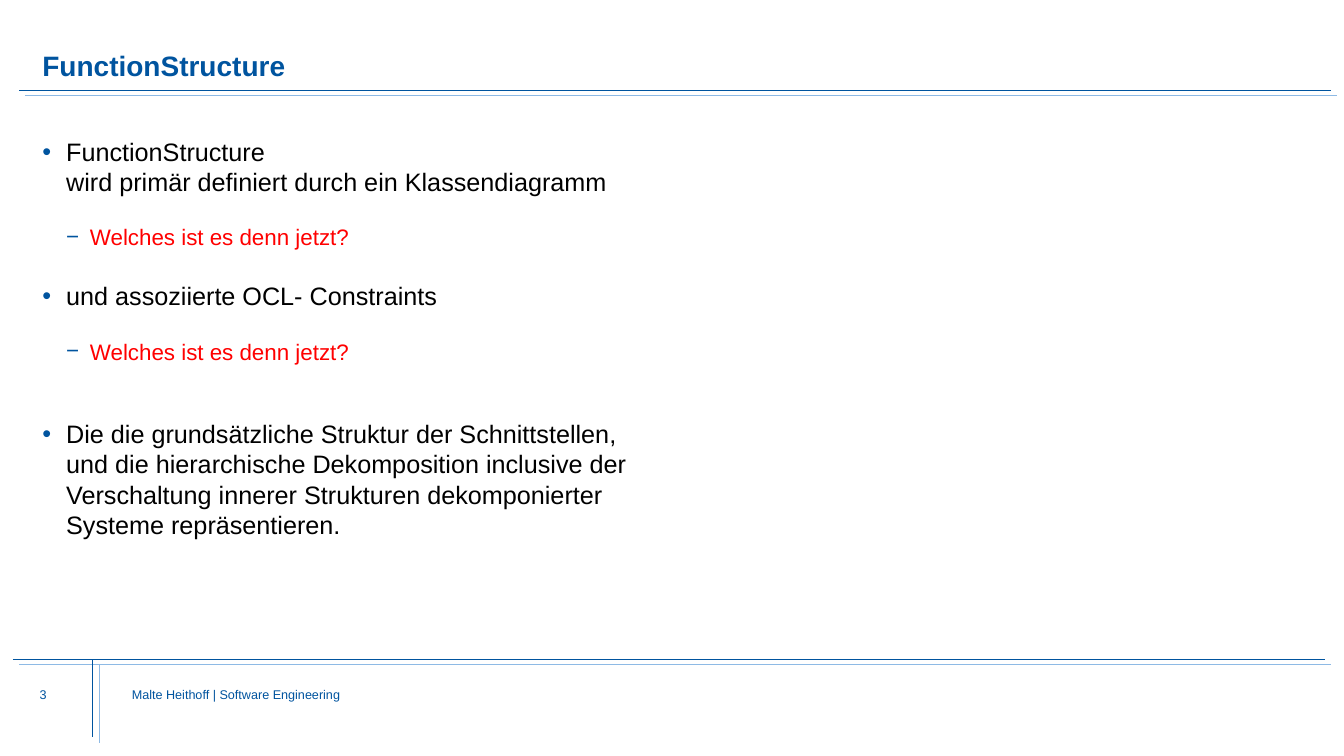
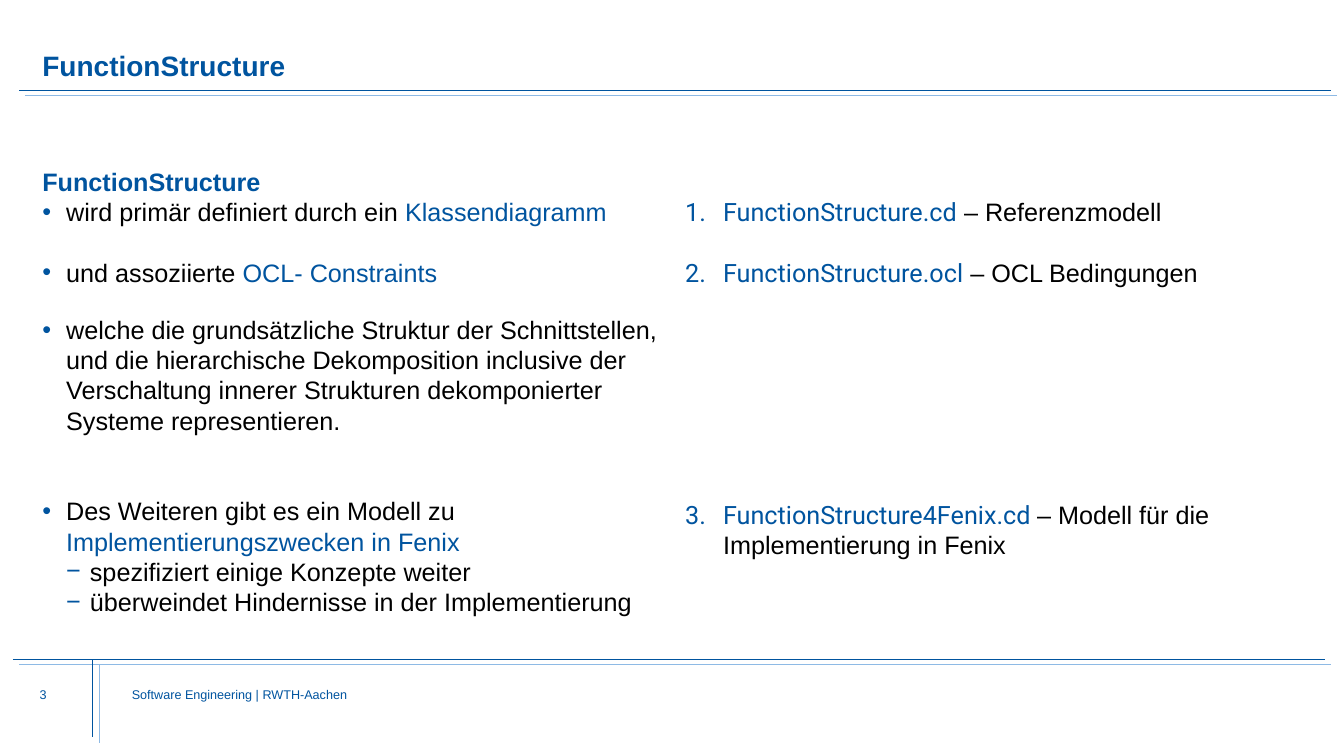
Before and after one commit to Fishi2402/montigem, a slide deck: slide 3 of products/syse_functions/doc/FunctionStructure.Explanation.pptx. Drawn at 1344x756 pixels with LibreOffice and Linux fonts; fonts in the diff are those of the drawing; background and template pictures are left out. Boxes give left, top, right and bottom in pixels: in the first picture for what was removed or moved away, otherwise in the second. Text is boxed around its words. In the diff, an @@ line names an element or a change of style, - is before the commit and + after.

Commit message:
FunctionStructure Update

```diff
--- a/products/syse_functions/doc/FunctionStructure.Explanation.pptx
+++ b/products/syse_functions/doc/FunctionStructure.Explanation.pptx
@@ text at [42, 172, 607, 227]: text changed; text colour #000000 to #00549F @@
-• FunctionStructure
-  wird primär definiert durch ein Klassendiagramm
-  − Welches ist es denn jetzt?
+FunctionStructure
+• wird primär definiert durch ein Klassendiagramm
@@ text added at [723, 202, 1210, 560], 18 pt, text #00549F @@
+1. FunctionStructure.cd – Referenzmodell
+2. FunctionStructure.ocl – OCL Bedingungen
+3. FunctionStructure4Fenix.cd – Modell für die Implementierung in Fenix
@@ text at [66, 263, 437, 283]: text colour #000000 to #00549F in "OCL- Constraints" @@
@@ text at [66, 320, 657, 617]: text changed @@
-  − Welches ist es denn jetzt?
-• Die die grundsätzliche Struktur der Schnittstellen, und die hierarchische Dekomposition inclusive der Verschaltung innerer Strukturen dekomponierter Systeme repräsentieren.
+• welche die grundsätzliche Struktur der Schnittstellen, und die hierarchische Dekomposition inclusive der Verschaltung innerer Strukturen dekomponierter Systeme representieren.
+• Des Weiteren gibt es ein Modell zu Implementierungszwecken in Fenix
+  − spezifiziert einige Konzepte weiter
+  − überweindet Hindernisse in der Implementierung
@@ text at [132, 690, 348, 702]: text changed @@
-Malte Heithoff | Software Engineering
+Software Engineering | RWTH-Aachen
```
Also in this commit, not shown: 16 other slides changed, 4 slides added, 15 slides removed, 1 other file.
